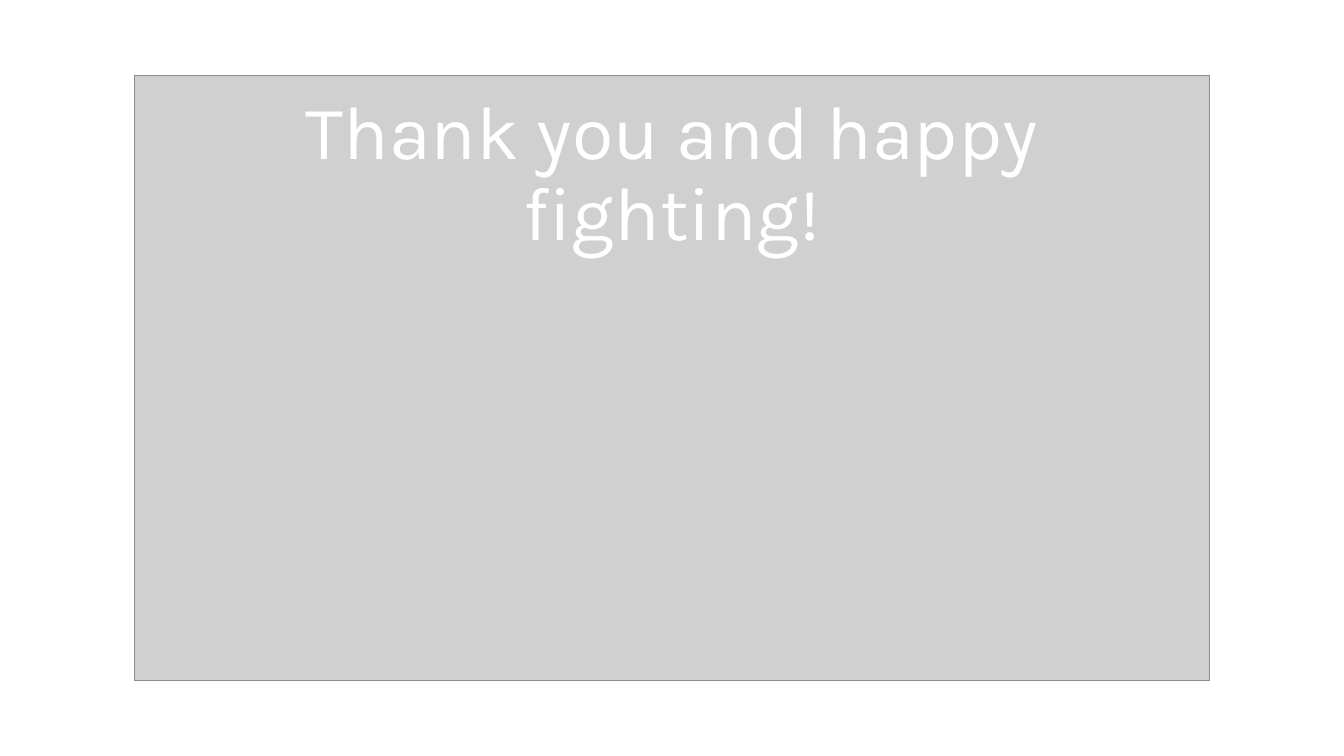
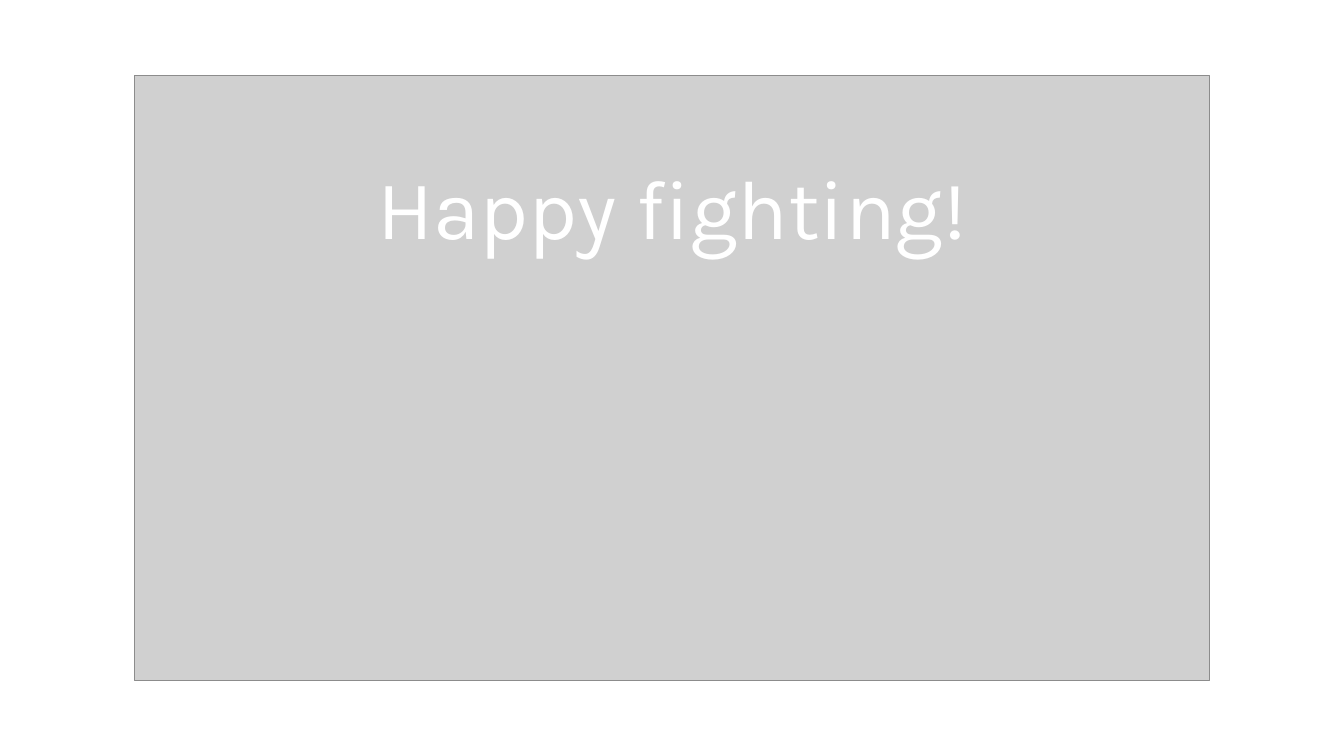
Before and after one commit to odelmas-sci/824-final, a slide deck: slide 23 of Monsters of Dungeons and Dragons.pptx (slide 22 before the commit). Drawn at 1344x756 pixels with LibreOffice and Linux fonts; fonts in the diff are those of the drawing; grey boxes stand for pictures. Boxes give left, top, right and bottom in pixels: in the first picture for what was removed or moved away, otherwise in the second. Text is boxed around its words. In the diff, an @@ line names an element or a change of style, - is before the commit and + after.

```diff
--- a/Monsters of Dungeons and Dragons.pptx
+++ b/Monsters of Dungeons and Dragons.pptx
@@ title at (x1=377, y1=182, x2=967, y2=258): text changed; size 54 to 60 pt @@
-Thank you and happy fighting!
+Happy fighting!
```
Also in this commit, not shown: 2 other slides changed, 1 slide added.
